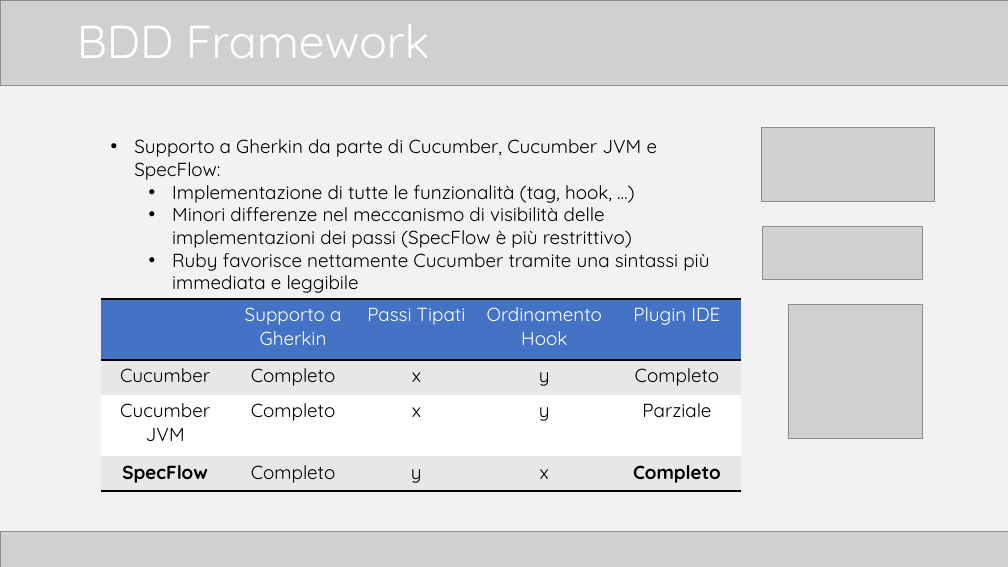
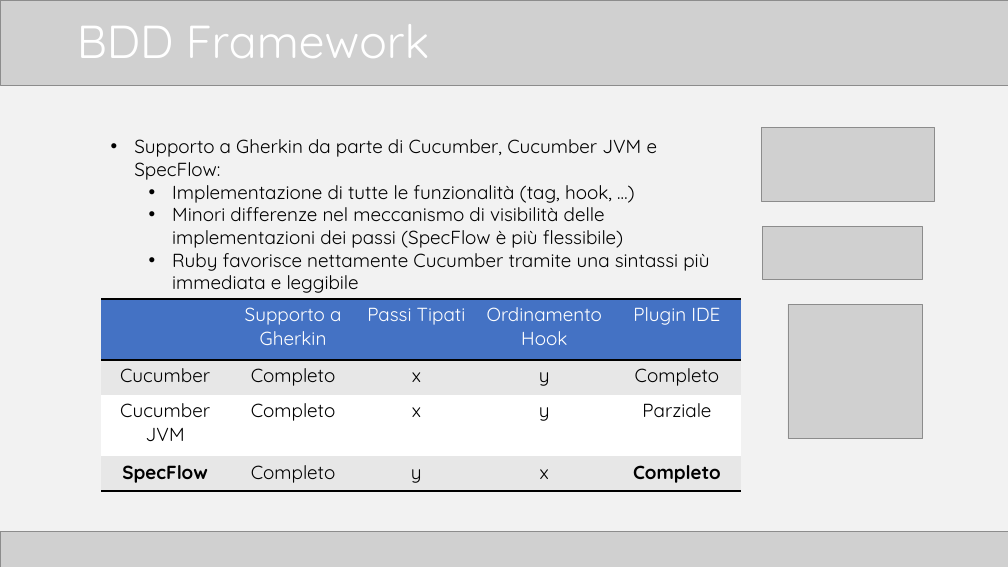
Before and after one commit to TTia/xblog-thesis, a slide deck: slide 15 of Presentazione.pptx. Drawn at 1008x567 pixels with LibreOffice and Linux fonts; fonts in the diff are those of the drawing; grey boxes stand for pictures. Boxes give left, top, right and bottom in pixels: in the first picture for what was removed or moved away, otherwise in the second. Text is boxed around its words. In the diff, an @@ line names an element or a change of style, - is before the commit and + after.

```diff
--- a/Presentazione.pptx
+++ b/Presentazione.pptx
@@ text at (x1=172, y1=201, x2=623, y2=248): text changed @@
-  • Minori differenze nel meccanismo di visibilità delle implementazioni dei passi (SpecFlow è più restrittivo)
+  • Minori differenze nel meccanismo di visibilità delle implementazioni dei passi (SpecFlow è più flessibile)
```
Also in this commit, not shown: 9 other slides changed, 7 other files.
